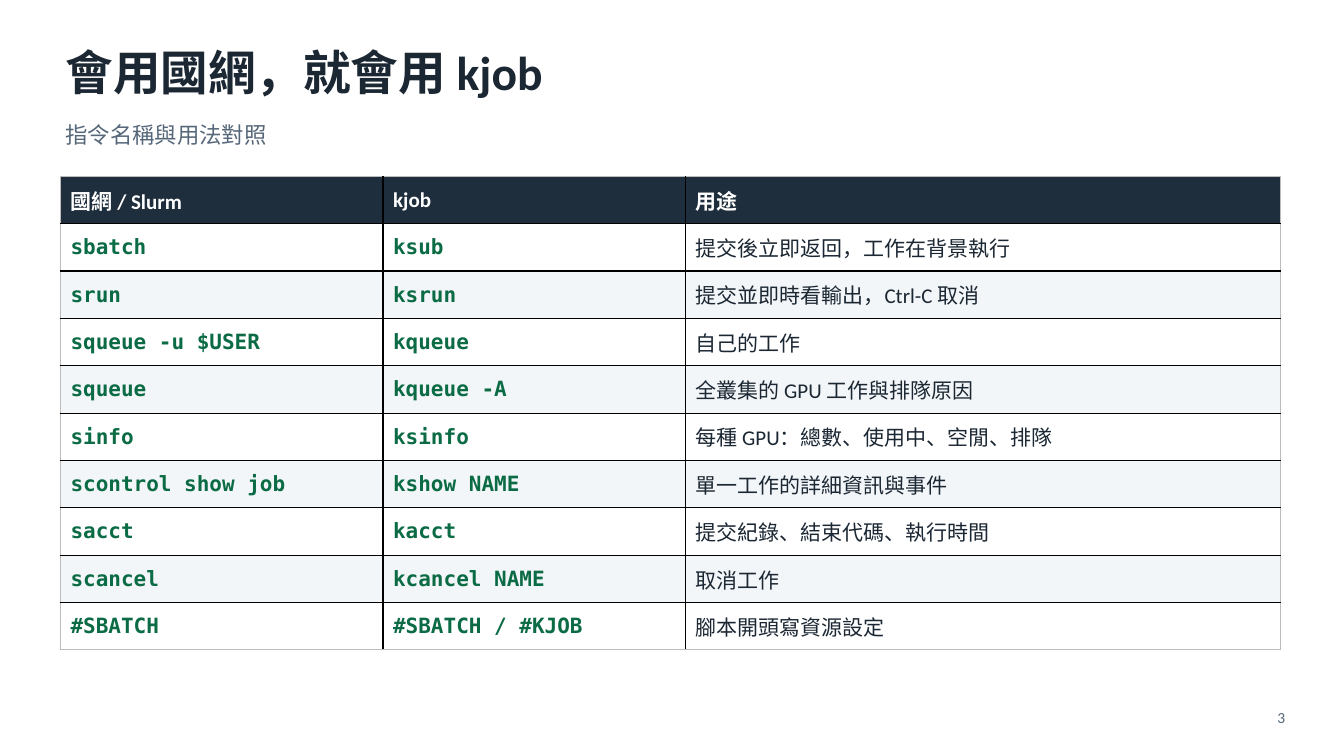
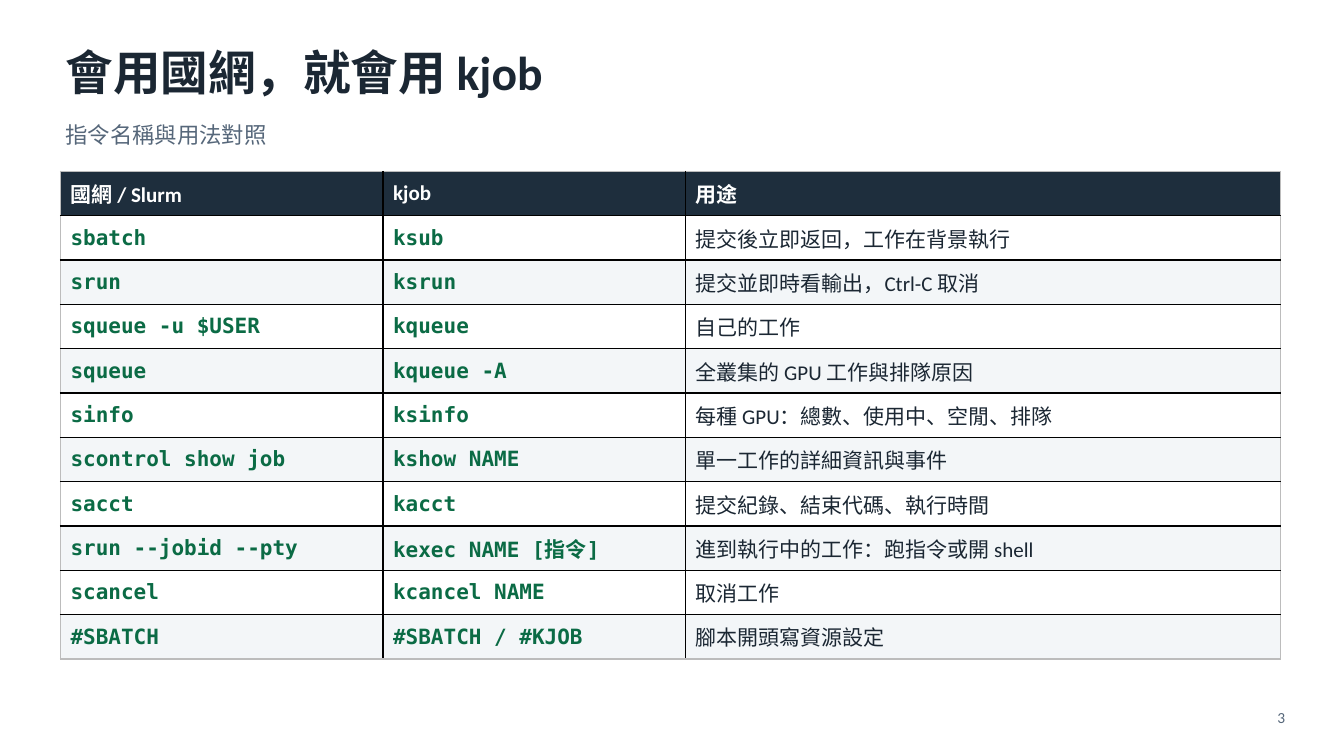
Before and after one commit to MarkJiang-maji/kjob, a slide deck: slide 3 of docs/kjob-tutorial.pptx. Drawn at 1344x756 pixels with LibreOffice and Linux fonts; fonts in the diff are those of the drawing. Boxes give left, top, right and bottom in pixels: in the first picture for what was removed or moved away, otherwise in the second. Text is boxed around its words. In the diff, an @@ line names an element or a change of style, - is before the commit and + after.

```diff
--- a/docs/kjob-tutorial.pptx
+++ b/docs/kjob-tutorial.pptx
@@ table at bbox=[60, 171, 1280, 659] @@
+row 9: srun --jobid --pty | kexec NAME [指令] | 進到執行中的工作：跑指令或開 shell
@@ table: place and size @@
-table at bbox=[60, 176, 1280, 650]
+table at bbox=[60, 171, 1280, 659]
```
Also in this commit, not shown: 2 other slides changed, 10 other files.
